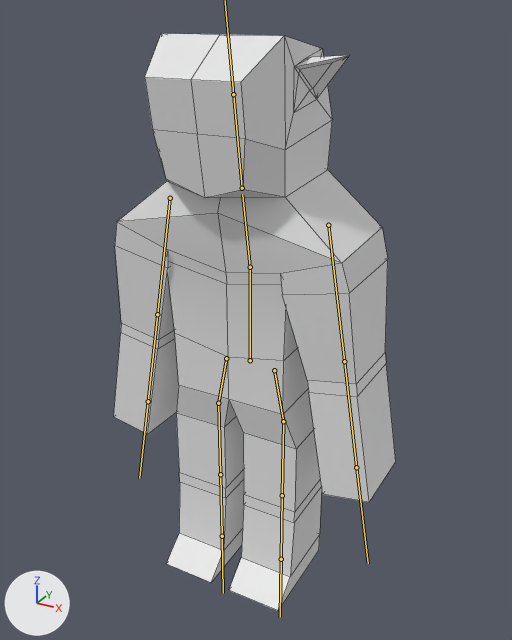
What one commit did to the FBX model Blender-mobs/Export/RPGGame_Characters.fbx.
One viewpoint serves both versions: a 50 mm lens placed at (0.874, -1.557, 1.585), pointed at (0.023, -0.01, 0.812). The axes (+X, +Y, +Z) are drawn at lower left. The lights are the same throughout. Both versions are drawn at frame 1 of the action 'Armature|idle'; the numbers are the values there. The bones that bend it are drawn over the model as lines. Mesh edges are drawn as thin lines.
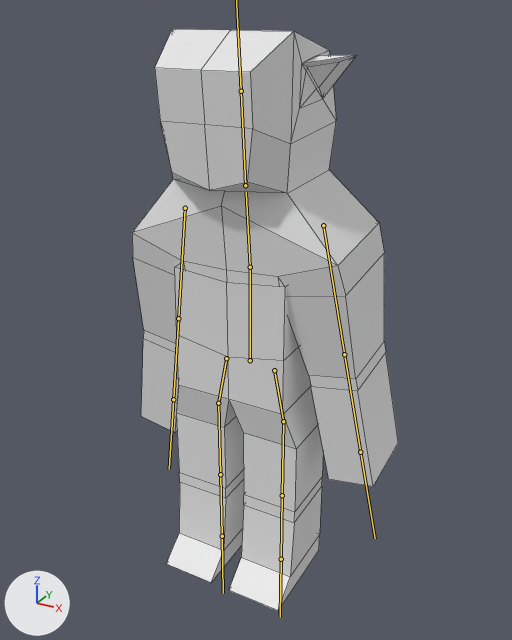
The change, as JSON lines over the scene's bpy script:
```json
{"block": "bone_chest", "where": "bone_chest = bpy.data.objects['Armature'].pose.bones['chest']  # child of 'mid'"}
{"op": "set", "path": "bone_chest.rotation_quaternion", "old": "(0.996, 0.087, 0.0, 0.0)", "new": "(0.999, 0.044, 0.0, 0.0)", "note": "degrees (10, 0, 0) -> degrees (5, 0, 0)"}
{"block": "bone_arm_l_1", "where": "bone_arm_l_1 = bpy.data.objects['Armature'].pose.bones['arm l 1']  # child of 'chest'"}
{"op": "set", "path": "bone_arm_l_1.location", "old": "(-0.039, 0.074, 0.001)", "new": "(-0.029, 0.053, 0.0)"}
{"op": "set", "path": "bone_arm_l_1.rotation_quaternion", "old": "(0.763, 0.061, -0.073, -0.64)", "new": "(0.766, 0.0, 0.0, -0.643)", "note": "degrees (11, -2, -80) -> degrees (0, 0, -80)"}
{"block": "bone_arm_r_1", "where": "bone_arm_r_1 = bpy.data.objects['Armature'].pose.bones['arm r 1']  # child of 'chest'"}
{"op": "set", "path": "bone_arm_r_1.location", "old": "(-0.001, 0.069, -0.049)", "new": "(0.0, 0.033, -0.02)"}
{"op": "set", "path": "bone_arm_r_1.rotation_quaternion", "old": "(0.763, 0.64, 0.073, -0.061)", "new": "(0.766, 0.643, 0.0, 0.0)", "note": "degrees (80, 11, 0) -> degrees (80, 0, 0)"}
```

What differs and where, as boxes (x1, y1, x2, y2) in the pictures (512 x 640 px):
```json
{"object": "Cube", "change": "posed", "before": [114, 33, 396, 611], "after": [132, 29, 398, 611]}
{"bone": "chest", "before": "(250, 267) to (242, 194)", "after": "(250, 267) to (246, 192)"}
{"bone": "arm l 1", "before": "(328, 225) to (344, 361)", "after": "(323, 225) to (344, 354)"}
{"bone": "arm r 1", "before": "(170, 198) to (157, 314)", "after": "(185, 208) to (178, 318)"}
```
